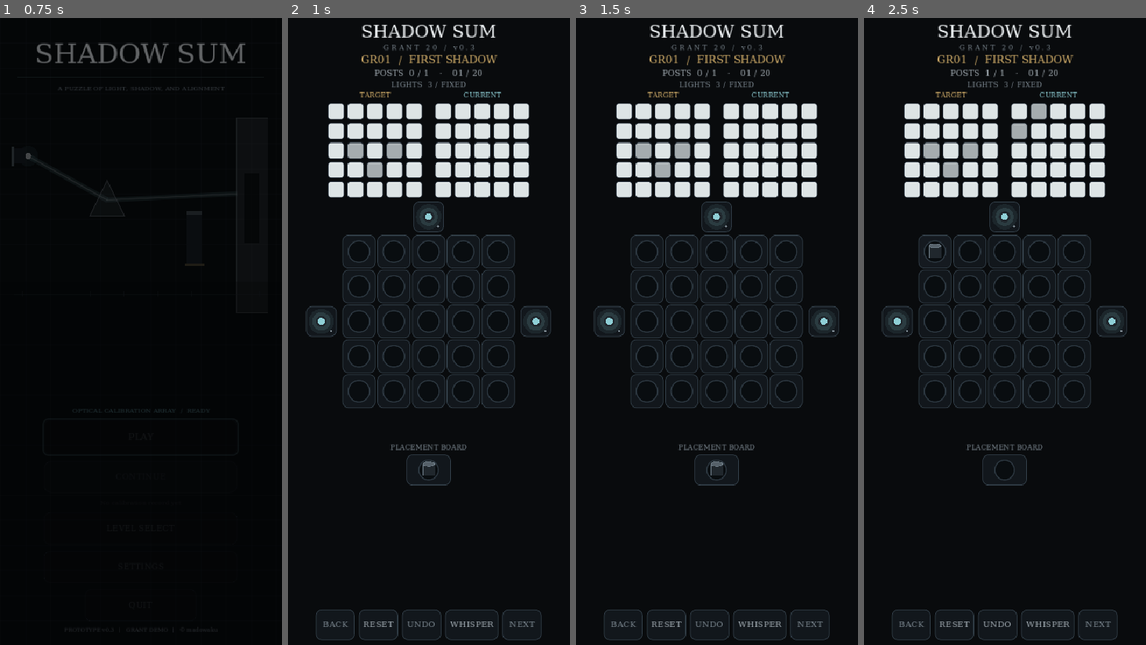
Above: before the commit, frames 1-4 (left to right).
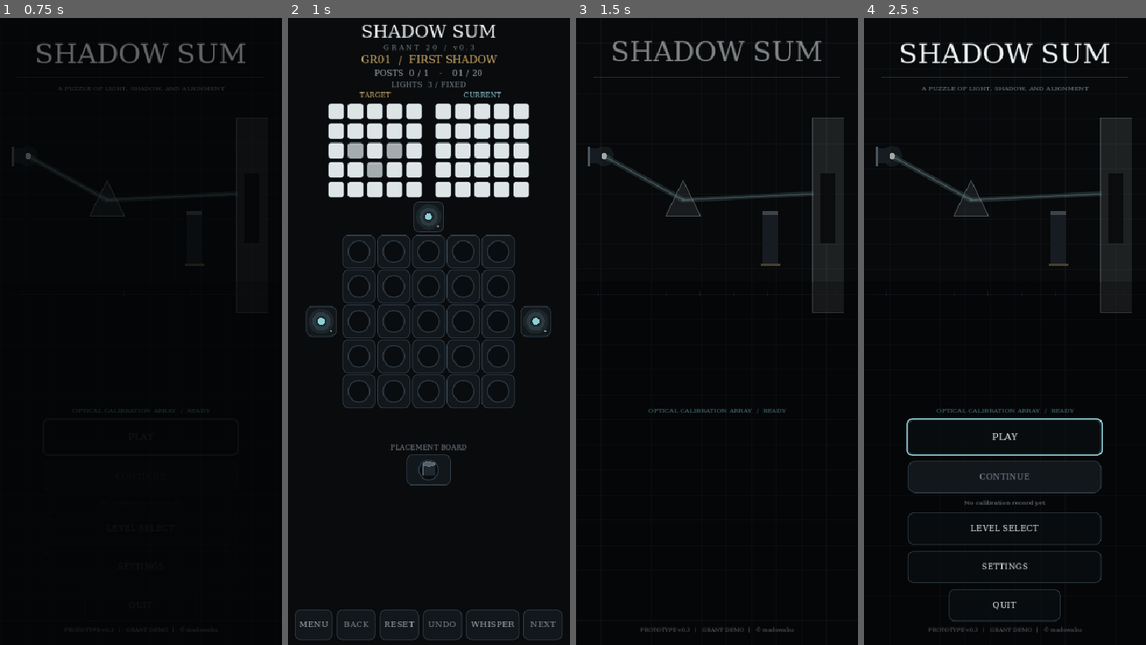
Above: after the commit, the same moments.

Repository: madowaku/shadow-sum
Game: Godot game, scene res://scenes/home.tscn
Two runs of this game, one before a commit and one after it. Both use one fixed random seed, a clock stepped at 60 frames per second and the inputs below.
Inputs (mouse positions are in pixels of both pictures, inside the frame that each line leads up to):
- Up to frame 1 (0.75 s): tap Enter at 0.5 s; move the mouse to (203, 300) at 0.52 s; hold Right from 0.53 s (still down); tap Z at 0.6 s; click (203, 300) at 0.67 s
- Up to frame 2 (1 s): keep holding Right; tap Space at 0.77 s
- Up to frame 3 (1.5 s): release Right at 1.25 s; click (601, 626) at 1.25 s, where only the run after the commit has a clickable "MENU"
- Up to frame 4 (2.5 s): click (934, 249) at 2.02 s

Frame 1 is identical in both runs. In frame 2, 0.8% of the frame differs, in the area x 2-98%, y 94-100%; in frame 3, 16%; in frame 4, 18%, in the area x 4-95%, y 1-100%.

Commit message:
feat: add gameplay return to home

Diff:
--- a/src/experiment_main.gd
+++ b/src/experiment_main.gd
@@ -262,6 +262,10 @@
 	footer.alignment = BoxContainer.ALIGNMENT_CENTER
 	footer.add_theme_constant_override("separation", 6)
 	column.add_child(footer)
+	var menu_button: Button = _button("MENU", Vector2(54, 44))
+	menu_button.tooltip_text = "Return to HOME"
+	menu_button.pressed.connect(_go_home)
+	footer.add_child(menu_button)
 	back_button = _button("BACK", Vector2(56, 44))
 	back_button.pressed.connect(func() -> void: load_stage(maxi(0, stage_index - 1)))
 	footer.add_child(back_button)
@@ -967,6 +971,11 @@
 	if file != null:
 		file.store_string(JSON.stringify({"campaign": campaign_id, "completed": completed, "playtest": hint_records}, "\t"))
 
+func _go_home() -> void:
+	if not drag_kind.is_empty():
+		return
+	get_tree().change_scene_to_file("res://scenes/home.tscn")
+
 func _sfx_enabled() -> bool:
 	var settings_path := "user://shadow_sum_settings.json"
 	if not FileAccess.file_exists(settings_path):
